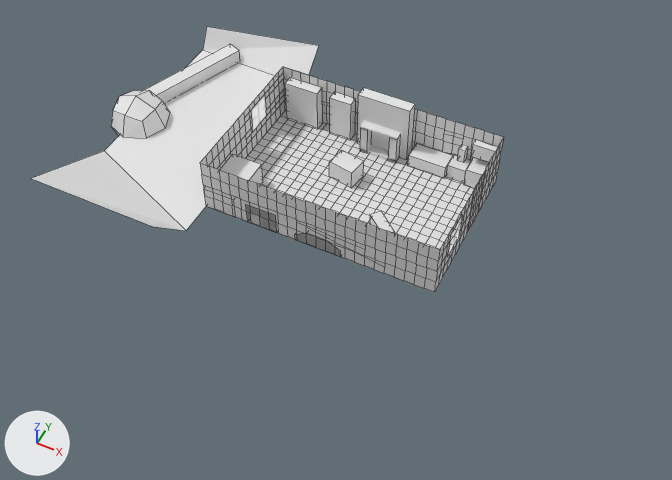
What one commit did to the Blender file Map.blend.
The view is the same before and after, from a 50 mm lens placed at (8.59, -18.36, 20.49), pointed at (0.1, -1.38, -0.75). Lighting does not change. The marker at lower left points along +X, +Y and +Z. Mesh edges are drawn as thin lines on the coarser meshes. Materials are left out; every surface is plain grey.
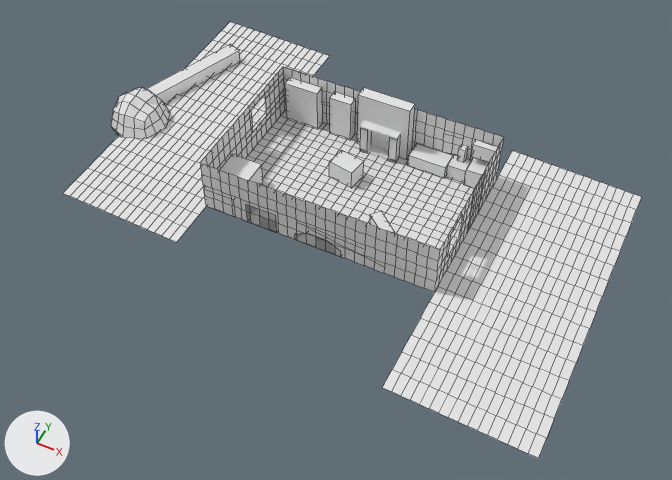
Commit message: Adds outside area basics

Pixel boxes [x1, y1, x2, y2] of what changed, in the pictures (672 x 480 px):
```json
{"object": "Plane.001", "change": "added", "after": [382, 151, 641, 458]}
{"object": "Plane", "change": "reshaped, moved", "before": [30, 27, 319, 231], "after": [64, 22, 329, 242], "on screen": "8% narrower, 8% taller"}
{"object": "Cube.030", "change": "reshaped", "before": [111, 90, 170, 139], "after": [111, 88, 170, 139]}
```

Edits to the scene script, one JSON object a line:
```json
{"block": "me_cube_018", "where": "# used by ob_cube_030; location = (-7.82, -0.08, 0.02)"}
{"op": "remove", "block": "me_cube_018", "code": "me_cube_018.from_pydata(...)  # 56 vertices, 54 faces; spans x -1.0..1.0, y -1.0..1.0, z -1.0..1.0"}
{"op": "add", "block": "me_cube_018", "code": "me_cube_018.from_pydata(...)  # 98 vertices, 96 faces; spans x -1.0..1.0, y -1.0..1.0, z -1.0..1.09"}
{"block": "me_cube_018", "change": "me_cube_018 part 1"}
{"block": "me_cube_018", "change": "1 vertex is removed from x 0.58, y -0.58, z 0.58"}
{"block": "me_cube_018", "change": "31 faces are deleted"}
{"block": "me_cube_018", "change": "30 vertices move from x -1.0..1.0, y -1.0..1.0, z -1.0..1.0 to x -0.85..0.85, y -0.85..0.85, z -0.85..1.09"}
{"block": "me_cube_018", "change": "43 vertices are added at x -0.85..0.85, y -0.85..0.85, z -0.85..1.0"}
{"block": "me_cube_018", "change": "73 new faces join them"}
{"block": "me_plane", "where": "# used by ob_plane; location = (-4.88, 0.58, 0.0)"}
{"op": "remove", "block": "me_plane", "code": "me_plane.from_pydata(...)  # 8 vertices, 3 faces; spans x -3.12..1.13, y -5.58..4.42, z 0.0..1.5"}
{"op": "add", "block": "me_plane", "code": "me_plane.from_pydata(...)  # 289 vertices, 256 faces; spans x -3.12..1.13, y -5.65..4.52, z 0.0"}
{"block": "me_plane", "change": "me_plane part 2: the whole mesh is rebuilt"}
{"op": "add", "block": "me_plane_012", "code": ["me_plane_012 = bpy.data.meshes.new('Plane.012')", "me_plane_012.from_pydata(...)  # 289 vertices, 256 faces; spans x -3.12..1.13, y -5.65..4.52, z 0.0"]}
{"op": "set", "path": "ob_plane.location", "old": "(-4.88, 0.58, 0.0)", "new": "(-4.88, 1.5, 0.0)"}
{"op": "add", "block": "ob_plane_001", "code": ["ob_plane_001 = bpy.data.objects.new('Plane.001', me_plane_012)", "ob_plane_001.location = (6.87, -0.5, 0.0)"]}
```
